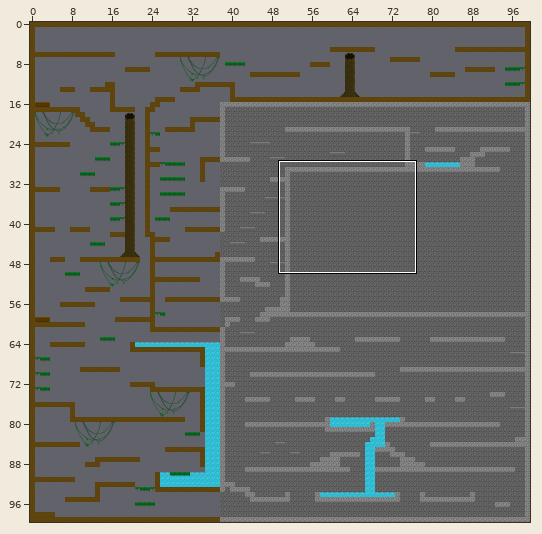
Two states of a Tiled map, public/assets/tiled/maps/finallevel.tmx. The picture above shows the old version from afar; the outline marks the close-up.
Close-up. Before the edit:
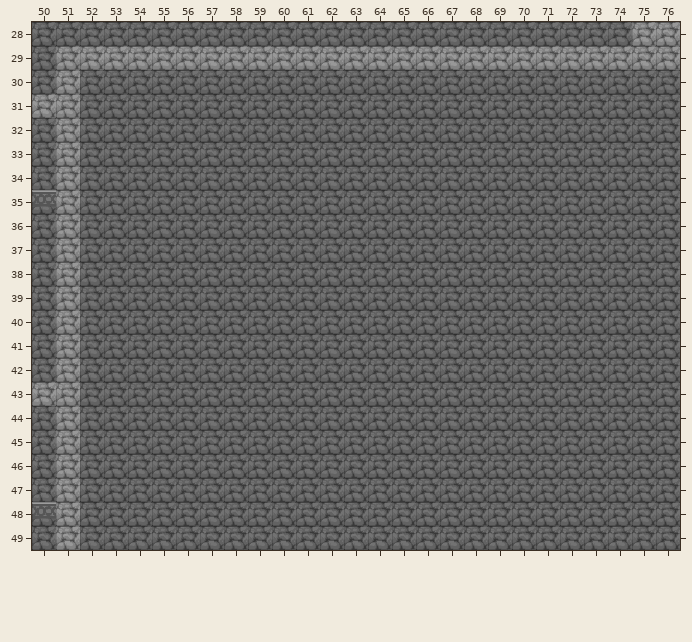
Cells are 32x32 px. Shown: x 50..76, y 28..49. The commit also changed other parts of the map, which this record leaves out.
New version:
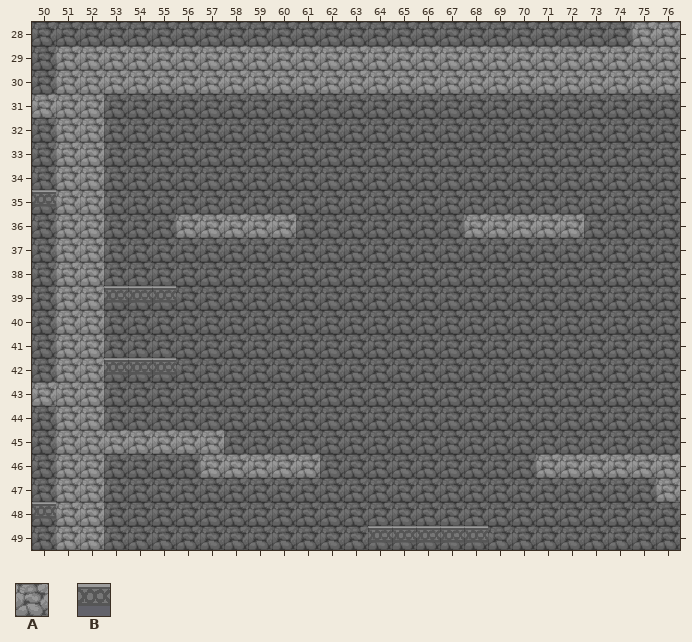
Key: from "dungeon_tiles": A 1; from "oneblock": B 32.
_ is an empty cell.
What changed:
Layer "solids":
y 30: x 52..76 _________________________ -> AAAAAAAAAAAAAAAAAAAAAAAAA
y 31..35: x 52 _ -> A
y 36: x 52 _ -> A; x 56..60 _____ -> AAAAA; x 68..72 _____ -> AAAAA
y 37..38: x 52 _ -> A
y 39: x 52..55 ____ -> ABBB
y 40..41: x 52 _ -> A
y 42: x 52..55 ____ -> ABBB
y 43..44: x 52 _ -> A
y 45: x 52..57 ______ -> AAAAAA
y 46: x 52 _ -> A; x 57..61 _____ -> AAAAA; x 71..76 ______ -> AAAAAA
y 47: x 52 _ -> A; x 76 _ -> A
y 48: x 52 _ -> A
y 49: x 52 _ -> A; x 64..68 _____ -> BBBBB
